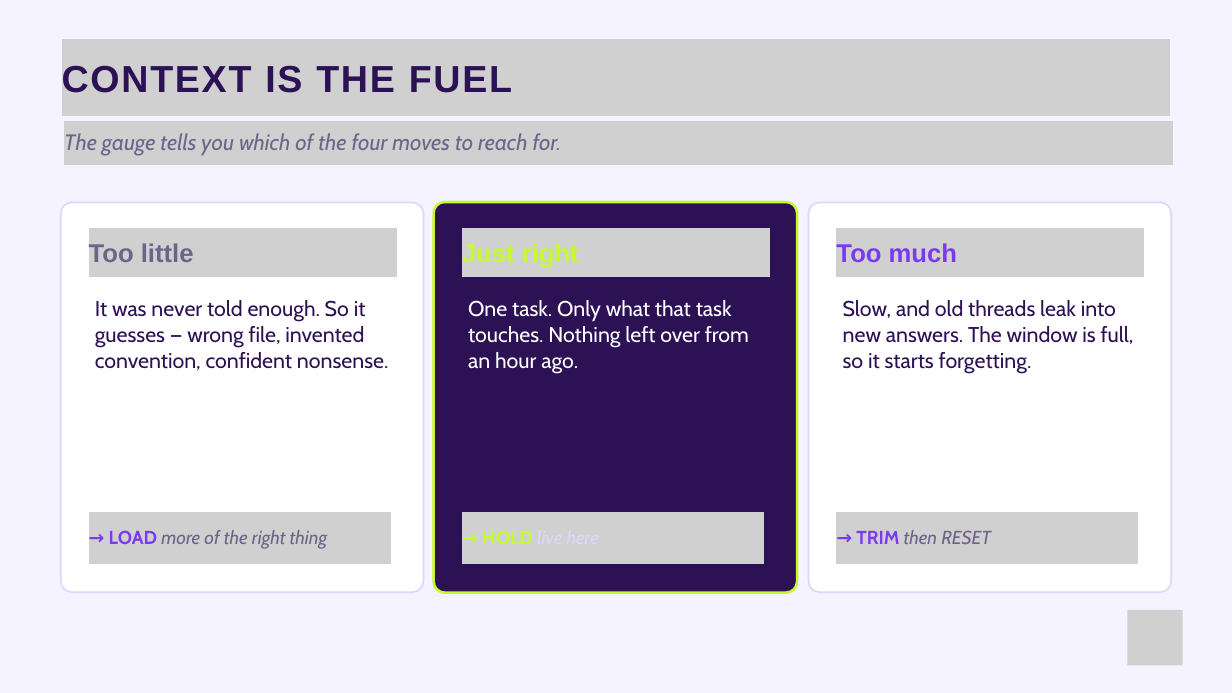
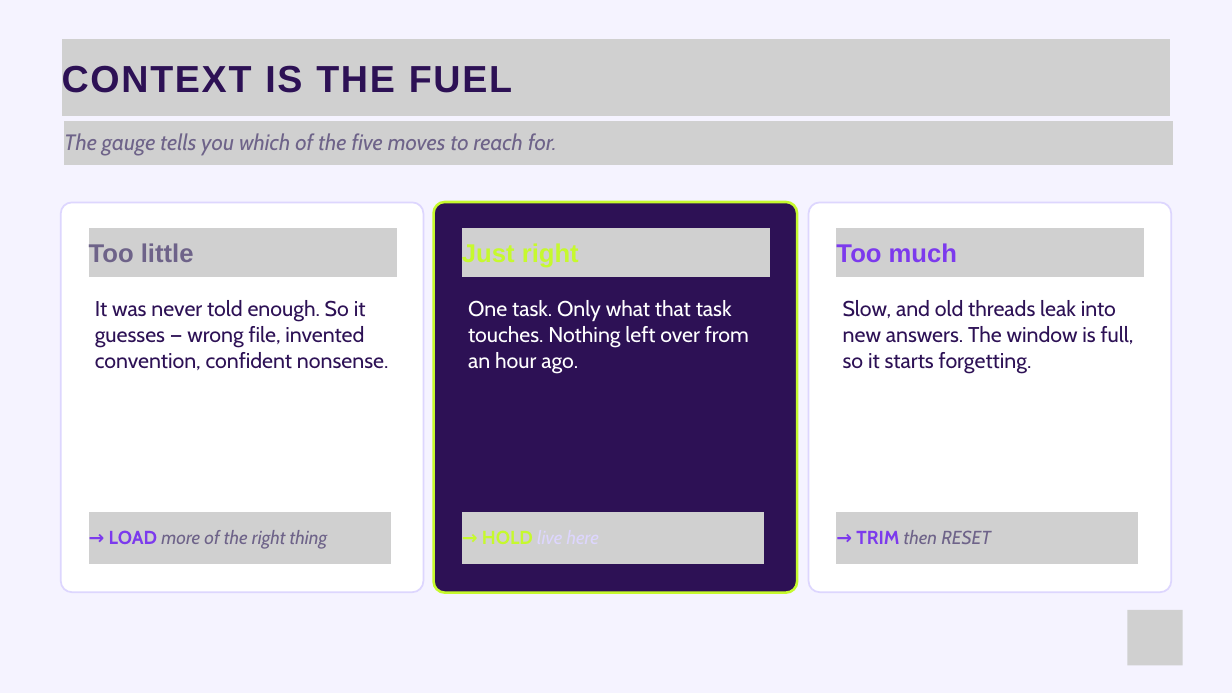
Before and after one commit to paulkeen/tca-habits, a slide deck: slide 24 of docs/Master_Back in the Code.pptx. Drawn at 1232x693 pixels with LibreOffice and Linux fonts; fonts in the diff are those of the drawing; grey boxes stand for pictures. Boxes give left, top, right and bottom in pixels: in the first picture for what was removed or moved away, otherwise in the second. Text is boxed around its words. In the diff, an @@ line names an element or a change of style, - is before the commit and + after.

```diff
--- a/docs/Master_Back in the Code.pptx
+++ b/docs/Master_Back in the Code.pptx
@@ text at (x1=64, y1=133, x2=557, y2=156): text changed @@
-The gauge tells you which of the four moves to reach for.
+The gauge tells you which of the five moves to reach for.
```
Also in this commit, not shown: 6 other slides changed, 2 slides added, 3 slides removed, 2 other files.
